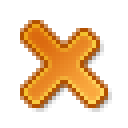
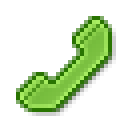
Comparing the layer stacks of the two 128x128 images. Changes:
showed group "green" (5 layers) over (20, 20, 108, 108)
added group "phone handset" (1st of 2, in "green") with 2 layers in group "green" over (20, 20, 108, 108)
added layer "phone handset 2" in group "phone handset" over (20, 20, 108, 108)
hid group "red" (6 layers) over (24, 20, 104, 104)
